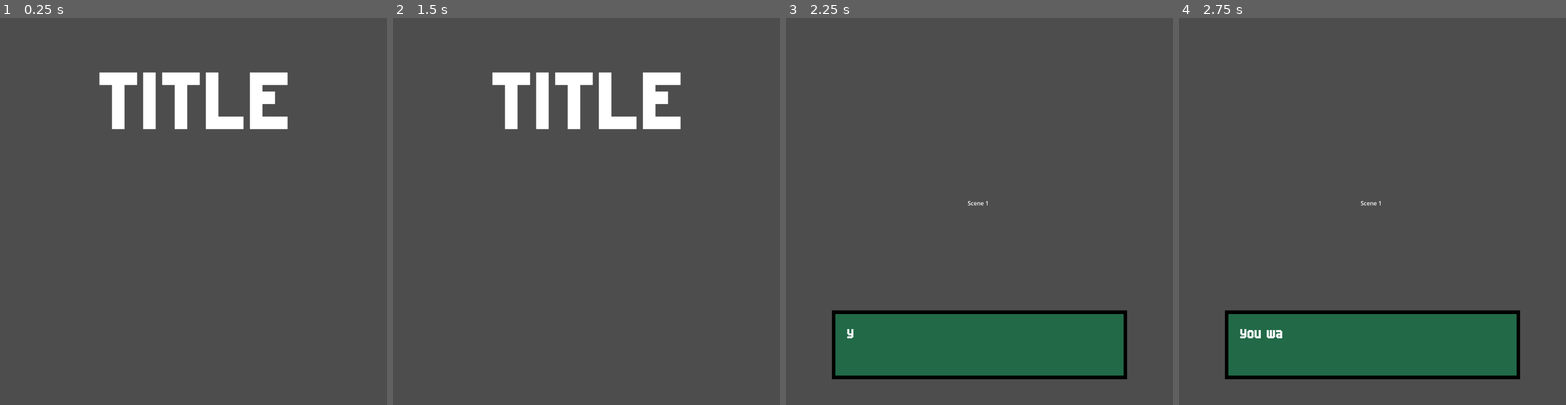
Above: before the commit, frames 1-4 (left to right).
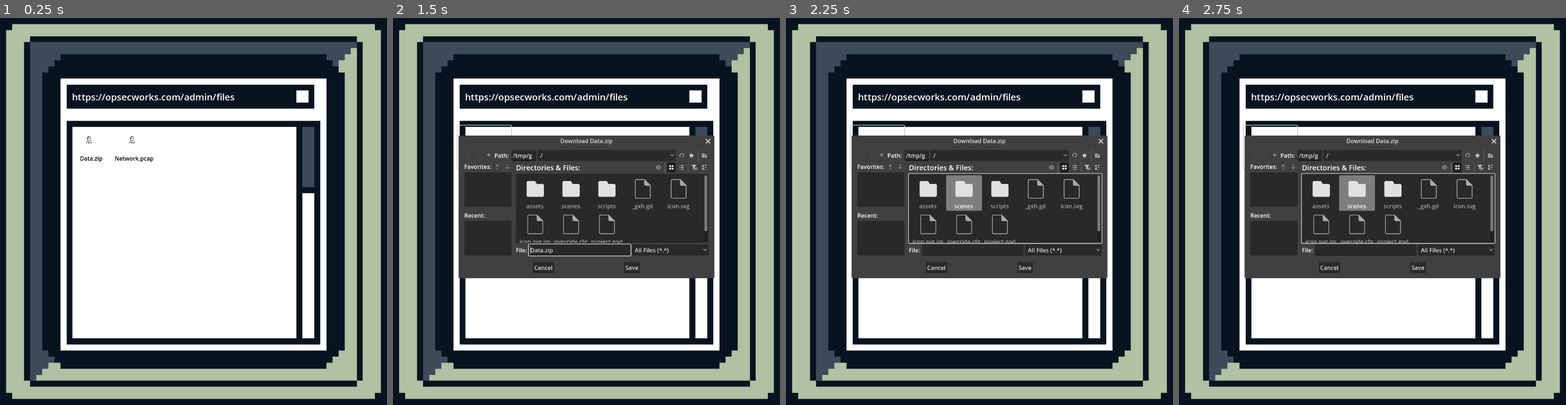
Above: after the commit, the same moments.

Repository: JacobL04/cyberworks
Game: Godot game, scene res://scenes/main.tscn
The game is run twice, just before and just after one commit, with the same random seed, the same clock (stepped at 60 frames per second) and the same inputs.
Inputs (mouse positions are in pixels of both pictures, inside the frame that each line leads up to):
- Up to frame 1 (0.25 s): no input
- Up to frame 2 (1.5 s): click (485, 145) at 0.5 s, where only the run after the commit has a clickable "Data.zip"; click (528, 145) at 1.25 s, where only the run after the commit has a clickable "Network.pcap"
- Up to frame 3 (2.25 s): click (979, 192) at 2.02 s
- Up to frame 4 (2.75 s): no input

The runs differ from the first frame. In frame 1, 92% of the frame differs, in the area x 0-100%, y 0-100%; in frame 2, 82%; in frame 3, 84%; in frame 4, 84%.

Commit message:
challenge files changed, stage 4 complete

Diff:
--- a/cyber-works/project.godot
+++ b/cyber-works/project.godot
@@ -11,7 +11,7 @@
 [application]
 
 config/name="CyberWorks"
-run/main_scene="uid://jpxcr7l7xh50"
+run/main_scene="res://scenes/main.tscn"
 config/features=PackedStringArray("4.5", "Forward Plus")
 config/icon="res://icon.svg"
 
--- /dev/null
+++ b/cyber-works/scenes/drag_drop.gd
@@ -0,0 +1,35 @@
+class_name DragDropGrid
+extends GridContainer
+
+# Re-emit the signal so external scripts (like InventoryManager) can listen to one place
+signal dragged(from_pos: Vector2i, to_pos: Vector2i)
+
+# Optional: Store cells in a 2D array for easy access by coordinates
+var cells: Array = []
+
+func _ready() -> void:
+	# Initialize the 2D array structure based on column count
+	for i in columns:
+		cells.append([])
+
+	var current_row := 0
+	var current_col := 0
+
+	# Loop through all Button children
+	for child in get_children():
+		if child is DragDropCell:
+			# Add child to our 2D array helper
+			cells[current_col].append(child)
+
+			# Assign the coordinate to the cell
+			child.grid_position = Vector2i(current_col, current_row)
+
+			# Connect the cell's signal to this script's signal
+			# When the cell emits 'dragged', this script will also emit 'dragged'
+			child.dragged.connect(dragged.emit)
+
+			# Move to the next grid position
+			current_col += 1
+			if current_col >= columns:
+				current_col = 0
+				current_row += 1
--- /dev/null
+++ b/cyber-works/scenes/grid_container.tscn
@@ -0,0 +1,26 @@
+[gd_scene load_steps=3 format=3 uid="uid://c42dacld3oeqm"]
+
+[ext_resource type="Script" uid="uid://che8njejfljs0" path="res://scripts/MainInterface.gd" id="1_61qpq"]
+[ext_resource type="Texture2D" uid="uid://hmknbyh2oxh1" path="res://assets/site.png" id="2_b2u1g"]
+
+[node name="MainInterface" type="Control"]
+layout_mode = 3
+anchors_preset = 0
+script = ExtResource("1_61qpq")
+
+[node name="Background" type="TextureRect" parent="."]
+layout_mode = 0
+offset_left = -32.0
+offset_top = -32.0
+offset_right = 32.0
+offset_bottom = 32.0
+texture = ExtResource("2_b2u1g")
+
+[node name="WindowContainer" type="PanelContainer" parent="."]
+layout_mode = 0
+
+[node name="FileList" type="VBoxContainer" parent="WindowContainer"]
+layout_mode = 2
+
+[node name="SaveDialog" type="FileDialog" parent="."]
+access = 2
--- a/cyber-works/scenes/main.tscn
+++ b/cyber-works/scenes/main.tscn
@@ -6,4 +6,4 @@
 script = ExtResource("1_0wfyh")
 
 [node name="Camera2D" type="Camera2D" parent="."]
-position = Vector2(540, 542)
+position = Vector2(540, 544)
--- /dev/null
+++ b/cyber-works/scenes/main_interface.tscn
@@ -0,0 +1,57 @@
+[gd_scene load_steps=4 format=3 uid="uid://dg5x2cv5ughsa"]
+
+[ext_resource type="Script" uid="uid://che8njejfljs0" path="res://scripts/MainInterface.gd" id="1_51bk3"]
+[ext_resource type="Texture2D" uid="uid://hmknbyh2oxh1" path="res://assets/site.png" id="2_efbr5"]
+
+[sub_resource type="LabelSettings" id="LabelSettings_51bk3"]
+font_size = 26
+
+[node name="MainInterface" type="Control"]
+layout_mode = 3
+anchors_preset = 15
+anchor_right = 1.0
+anchor_bottom = 1.0
+grow_horizontal = 2
+grow_vertical = 2
+script = ExtResource("1_51bk3")
+
+[node name="Background" type="TextureRect" parent="."]
+layout_mode = 1
+anchors_preset = 15
+anchor_right = 1.0
+anchor_bottom = 1.0
+grow_horizontal = 2
+grow_vertical = 2
+texture = ExtResource("2_efbr5")
+
+[node name="WindowContainer" type="PanelContainer" parent="."]
+layout_mode = 0
+
+[node name="FileList" type="VBoxContainer" parent="WindowContainer"]
+layout_mode = 2
+
+[node name="SaveDialog" type="FileDialog" parent="."]
+access = 2
+
+[node name="FilesContainer" type="Control" parent="."]
+layout_mode = 1
+anchors_preset = 15
+anchor_right = 1.0
+anchor_bottom = 1.0
+grow_horizontal = 2
+grow_vertical = 2
+
+[node name="Label" type="Label" parent="."]
+layout_mode = 1
+anchors_preset = -1
+anchor_left = 0.186
+anchor_top = 0.20400001
+anchor_right = 0.186
+anchor_bottom = 0.20400001
+offset_left = 0.11999512
+offset_top = -18.320007
+offset_right = 392.12
+offset_bottom = 17.679993
+grow_vertical = 2
+text = "https://opsecworks.com/admin/files"
+label_settings = SubResource("LabelSettings_51bk3")
--- /dev/null
+++ b/cyber-works/scenes/password_card.tscn
@@ -0,0 +1,30 @@
+[gd_scene load_steps=4 format=3 uid="uid://3cc80abqlciu"]
+
+[ext_resource type="Script" uid="uid://baxpxgnbs3f1i" path="res://scripts/password_card.gd" id="1_1kg6o"]
+
+[sub_resource type="RectangleShape2D" id="RectangleShape2D_1kg6o"]
+size = Vector2(54, 20)
+
+[sub_resource type="LabelSettings" id="LabelSettings_sr8md"]
+
+[node name="Node2D" type="Node2D"]
+script = ExtResource("1_1kg6o")
+
+[node name="StaticBody2D" type="StaticBody2D" parent="."]
+input_pickable = true
+
+[node name="CollisionShape2D" type="CollisionShape2D" parent="StaticBody2D"]
+z_index = -1
+position = Vector2(0, -1)
+shape = SubResource("RectangleShape2D_1kg6o")
+
+[node name="Label" type="Label" parent="StaticBody2D"]
+offset_left = -27.0
+offset_top = -14.0
+offset_right = 27.0
+offset_bottom = 9.0
+text = "Pass"
+label_settings = SubResource("LabelSettings_sr8md")
+horizontal_alignment = 1
+vertical_alignment = 1
+metadata/_edit_use_anchors_ = true
--- /dev/null
+++ b/cyber-works/scenes/password_categorizer.tscn
@@ -0,0 +1,82 @@
+[gd_scene load_steps=4 format=3 uid="uid://dx4nmelbaj2t2"]
+
+[ext_resource type="Script" uid="uid://bq1lcpg2bhudt" path="res://scripts/password_categorizer.gd" id="1_cfhiw"]
+
+[sub_resource type="LabelSettings" id="LabelSettings_k6r2q"]
+font_size = 20
+
+[sub_resource type="LabelSettings" id="LabelSettings_f4f1n"]
+
+[node name="PasswordCategorizer" type="Control"]
+layout_mode = 3
+anchors_preset = 0
+offset_right = 40.0
+offset_bottom = 40.0
+script = ExtResource("1_cfhiw")
+
+[node name="ColorRect" type="ColorRect" parent="."]
+layout_mode = 0
+offset_left = -524.0
+offset_top = -524.0
+offset_right = 524.0
+offset_bottom = 524.0
+color = Color(0, 0, 0, 1)
+
+[node name="Title" type="Label" parent="."]
+layout_mode = 0
+offset_left = -465.0
+offset_top = -485.0
+offset_right = 465.0
+offset_bottom = -457.0
+text = "Password Strength Analyzer"
+label_settings = SubResource("LabelSettings_k6r2q")
+horizontal_alignment = 1
+
+[node name="AvailablePasswords" type="Label" parent="."]
+layout_mode = 0
+offset_left = -465.0
+offset_top = -400.0
+offset_right = -265.0
+offset_bottom = -377.0
+text = "Available Passwords"
+label_settings = SubResource("LabelSettings_f4f1n")
+
+[node name="Weak" type="Label" parent="."]
+layout_mode = 0
+offset_left = 20.0
+offset_top = -400.0
+offset_right = 220.0
+offset_bottom = -377.0
+text = "Weak passwords"
+
+[node name="Medium" type="Label" parent="."]
+layout_mode = 0
+offset_left = 20.0
+offset_top = -100.0
+offset_right = 220.0
+offset_bottom = -77.0
+text = "Medium passwords"
+
+[node name="Strong" type="Label" parent="."]
+layout_mode = 0
+offset_left = 20.0
+offset_top = 200.0
+offset_right = 220.0
+offset_bottom = 223.0
+text = "Strong passwords"
+
+[node name="Previous" type="Button" parent="."]
+layout_mode = 0
+offset_left = -465.0
+offset_top = 469.864
+offset_right = -457.0
+offset_bottom = 477.864
+text = "Reset"
+
+[node name="Next" type="Button" parent="."]
+layout_mode = 0
+offset_left = 465.0
+offset_top = 469.864
+offset_right = 473.0
+offset_bottom = 477.864
+text = "Next"
--- /dev/null
+++ b/cyber-works/scripts/MainInterface.gd
@@ -0,0 +1,83 @@
+extends Control
+
+# Configuration
+var files_to_deploy = [
+	{
+		"name": "Data.zip",
+		"path": "res://challenge-files/data.zip",
+		# Same Y (400) puts them on the same level. Different X (300 vs 500) separates them.
+		"pos": Vector2(180, 300),
+		"icon": preload("res://assets/fileBut.png")
+	},
+	{
+		"name": "Network.pcap",
+		"path": "res://challenge-files/network.pcap",
+		"pos": Vector2(300, 300),
+		"icon": preload("res://assets/fileBut.png")
+	}
+]
+
+var current_target_file_path = ""
+
+@onready var files_container = $FilesContainer
+@onready var save_dialog = $SaveDialog
+
+func _ready():
+	setup_save_dialog()
+	create_desktop_icons()
+
+func setup_save_dialog():
+	save_dialog.file_selected.connect(_on_save_dialog_file_selected)
+	save_dialog.always_on_top = true
+
+func create_desktop_icons():
+	for file_data in files_to_deploy:
+		var btn = Button.new()
+
+		# 1. Visuals & Icon
+		btn.text = file_data["name"]
+		btn.icon = file_data["icon"]
+		btn.icon_alignment = HORIZONTAL_ALIGNMENT_CENTER
+		btn.vertical_icon_alignment = VERTICAL_ALIGNMENT_TOP
+		btn.flat = true
+
+		# 2. FORCE BLACK TEXT
+		# We override the font colors for all button states (normal, hover, pressed)
+		btn.add_theme_color_override("font_color", Color.BLACK)
+		btn.add_theme_color_override("font_hover_color", Color.DARK_SLATE_GRAY)
+		btn.add_theme_color_override("font_pressed_color", Color.BLACK)
+		btn.add_theme_color_override("font_focus_color", Color.BLACK)
+
+		# 3. Positioning
+		btn.custom_minimum_size = Vector2(150, 120)
+		btn.position = file_data["pos"]
+
+		# 4. Logic
+		btn.pressed.connect(_on_file_button_pressed.bind(file_data["name"], file_data["path"]))
+
+		files_container.add_child(btn)
+
+func _on_file_button_pressed(file_name: String, file_path: String):
+	current_target_file_path = file_path
+	save_dialog.current_file = file_name
+	save_dialog.title = "Download " + file_name
+	save_dialog.popup_centered()
+
+func _on_save_dialog_file_selected(destination_path):
+	extract_file_to_system(current_target_file_path, destination_path)
+
+func extract_file_to_system(source_path, destination_path):
+	if not FileAccess.file_exists(source_path):
+		printerr("Error: Source file missing at " + source_path)
+		return
+
+	var source_file = FileAccess.open(source_path, FileAccess.READ)
+	var content_buffer = source_file.get_buffer(source_file.get_length())
+
+	var dest_file = FileAccess.open(destination_path, FileAccess.WRITE)
+	if dest_file:
+		dest_file.store_buffer(content_buffer)
+		dest_file.close()
+		print("Success! Saved to: " + destination_path)
+	else:
+		printerr("Error: Check folder permissions.")
--- /dev/null
+++ b/cyber-works/scripts/button.gd
@@ -0,0 +1,42 @@
+class_name DragDropCell
+extends Button
+
+# Stores the grid coordinate of this specific cell (e.g., (0,0), (1,2))
+var grid_position := Vector2i.ZERO
+
+# Signal sent when a drop is successfully completed
+signal dragged(from_pos: Vector2i, to_pos: Vector2i)
+
+# Called when the player clicks and starts moving the mouse
+func _get_drag_data(_at_position: Vector2) -> Variant:
+	# Don't allow dragging if the slot is empty
+	if not icon:
+		return null
+
+	# Create the ghost preview image that follows the mouse
+	var preview = TextureRect.new()
+	preview.texture = icon
+	preview.expand_mode = TextureRect.EXPAND_IGNORE_SIZE
+	preview.size = Vector2(50, 50) # Adjust size to match your grid cells
+
+	# Center the preview on the mouse cursor
+	preview.position = -preview.size / 2
+
+	# Set the preview and return this button node as the "data"
+	set_drag_preview(preview)
+	return self
+
+# Called every frame while dragging over this button
+func _can_drop_data(_at_position: Vector2, data: Variant) -> bool:
+	# Only allow dropping if the data is a DragDropCell and not the same cell we started from
+	return data is DragDropCell and data != self
+
+# Called when the mouse button is released
+func _drop_data(_at_position: Vector2, data: Variant) -> void:
+	# Swap the icons (textures)
+	var temp_icon = icon
+	icon = data.icon
+	data.icon = temp_icon
+
+	# Notify the system that a swap occurred
+	dragged.emit(data.grid_position, grid_position)
--- /dev/null
+++ b/cyber-works/scripts/drop_zone.gd
@@ -0,0 +1,89 @@
+# drop_zone.gd
+# Attach to a PanelContainer that serves as a drop area
+extends PanelContainer
+
+@export var zone_name: String = "weak"  # "weak", "medium", or "strong"
+@export var zone_color: Color = Color(0.8, 0.2, 0.2, 0.2)
+
+var default_style: StyleBoxFlat
+var hover_style: StyleBoxFlat
+
+func _ready():
+	setup_styles()
+	apply_default_style()
+
+func setup_styles():
+	# Default style
+	default_style = StyleBoxFlat.new()
+	default_style.bg_color = zone_color
+	default_style.border_color = zone_color.lightened(0.3)
+	default_style.border_width_left = 2
+	default_style.border_width_right = 2
+	default_style.border_width_top = 2
+	default_style.border_width_bottom = 2
+	default_style.corner_radius_top_left = 8
+	default_style.corner_radius_top_right = 8
+	default_style.corner_radius_bottom_left = 8
+	default_style.corner_radius_bottom_right = 8
+
+	# Hover style (brighter)
+	hover_style = StyleBoxFlat.new()
+	hover_style.bg_color = zone_color.lightened(0.2)
+	hover_style.border_color = zone_color.lightened(0.5)
+	hover_style.border_width_left = 3
+	hover_style.border_width_right = 3
+	hover_style.border_width_top = 3
+	hover_style.border_width_bottom = 3
+	hover_style.corner_radius_top_left = 8
+	hover_style.corner_radius_top_right = 8
+	hover_style.corner_radius_bottom_left = 8
+	hover_style.corner_radius_bottom_right = 8
+
+func apply_default_style():
+	add_theme_stylebox_override("panel", default_style)
+
+func apply_hover_style():
+	add_theme_stylebox_override("panel", hover_style)
+
+# Drop zone implementation
+func _can_drop_data(_at_position: Vector2, data) -> bool:
+	# Only accept PasswordCard nodes
+	if data is PanelContainer and data.has_method("get_password_data"):
+		apply_hover_style()
+		return true
+	return false
+
+func _drop_data(_at_position: Vector2, data):
+	apply_default_style()
+
+	if data is PanelContainer and data.has_method("get_password_data"):
+		var card = data
+
+		# Remove from current parent
+		var current_parent = card.get_parent()
+		if current_parent:
+			current_parent.remove_child(card)
+
+		# Add to this drop zone
+		add_child(card)
+
+		# Notify the main scene
+		card.card_dropped.emit(card, zone_name)
+
+func _notification(what):
+	if what == NOTIFICATION_DRAG_END:
+		apply_default_style()
+
+
+# Node structure for drop zones:
+# Each strength category should have this structure:
+#
+# VBoxContainer (e.g., WeakZone)
+# ├─ Label (title: "WEAK PASSWORDS")
+# └─ DropArea (PanelContainer with drop_zone.gd)
+#    └─ (cards will be added here dynamically)
+#
+# Set the zone_name export variable:
+# - WeakZone/DropArea: zone_name = "weak"
+# - MediumZone/DropArea: zone_name = "medium"
+# - StrongZone/DropArea: zone_name = "strong"
--- a/cyber-works/scripts/main.gd
+++ b/cyber-works/scripts/main.gd
@@ -8,7 +8,7 @@
 
 # Called when the node enters the scene tree for the first time.
 func _ready() -> void:
-	get_tree().change_scene_to_file.call_deferred("res://scenes/start.tscn") #comment this out to test specific scenes
+	get_tree().change_scene_to_file.call_deferred("res://scenes/main_interface.tscn") #comment this out to test specific scenes
 	#pass
 
 # Called every frame. 'delta' is the elapsed time since the previous frame.
--- /dev/null
+++ b/cyber-works/scripts/password_card.gd
@@ -0,0 +1,20 @@
+extends StaticBody2D
+
+var dragging := false
+
+signal drag_signal
+
+func _ready():
+	drag_signal.connect(_set_drag)
+
+func _process(delta):
+	if dragging:
+		global_position = get_global_mouse_position()
+
+func _set_drag():
+	dragging = !dragging
+
+func _input_event(viewport, event, shape_idx):
+	if event is InputEventMouseButton:
+		if event.button_index == MouseButton.MOUSE_BUTTON_LEFT:
+			dragging = event.pressed
--- /dev/null
+++ b/cyber-works/scripts/password_categorizer.gd
@@ -0,0 +1,164 @@
+# password_categorizer.gd
+# Attach this to a Control node as the root of your scene
+extends Control
+
+# Password database with varying strengths
+var passwords = [
+	# WEAK passwords
+	{"text": "password", "strength": "weak", "reason": "Common dictionary word"},
+	{"text": "12345678", "strength": "weak", "reason": "Sequential numbers"},
+	{"text": "qwerty", "strength": "weak", "reason": "Keyboard pattern"},
+	{"text": "admin", "strength": "weak", "reason": "Default credential"},
+	{"text": "letmein", "strength": "weak", "reason": "Common phrase"},
+
+	# MEDIUM passwords
+	{"text": "Password123", "strength": "medium", "reason": "Dictionary + numbers"},
+	{"text": "Summer2024!", "strength": "medium", "reason": "Pattern + symbol"},
+	{"text": "JohnDoe85", "strength": "medium", "reason": "Name + year"},
+	{"text": "Blue$Car99", "strength": "medium", "reason": "Words + substitution"},
+	{"text": "Welcome@Home", "strength": "medium", "reason": "Predictable pattern"},
+
+	# STRONG passwords
+	{"text": "X7$mK9@pL2#nQ4", "strength": "strong", "reason": "High entropy, random"},
+	{"text": "Tr!92kL#mP4xZ", "strength": "strong", "reason": "True randomness"},
+	{"text": "9#Qs2@Lp7$Wn5", "strength": "strong", "reason": "Mixed characters"},
+	{"text": "K3!nM8@pR5#Yx", "strength": "strong", "reason": "No patterns"},
+	{"text": "V2$dF9@sL4#Gp", "strength": "strong", "reason": "Complex mix"}
+]
+
+# Nodes
+@onready var password_pool = $MarginContainer/VBoxContainer/HSplitContainer/LeftPanel/ScrollContainer/PasswordPool
+@onready var weak_zone = $MarginContainer/VBoxContainer/HSplitContainer/RightPanel/VBoxContainer/WeakZone/DropArea
+@onready var medium_zone = $MarginContainer/VBoxContainer/HSplitContainer/RightPanel/VBoxContainer/MediumZone/DropArea
+@onready var strong_zone = $MarginContainer/VBoxContainer/HSplitContainer/RightPanel/VBoxContainer/StrongZone/DropArea
+@onready var feedback_label = $MarginContainer/VBoxContainer/FeedbackPanel/FeedbackLabel
+@onready var next_button = $MarginContainer/VBoxContainer/FeedbackPanel/NextButton
+@onready var reset_button = $MarginContainer/VBoxContainer/FeedbackPanel/ResetButton
+
+# Preload password card scene
+var PasswordCard = preload("res://password_card.tscn")
+
+func _ready():
+	# Shuffle passwords for variety
+	passwords.shuffle()
+
+	# Create password cards
+	populate_password_pool()
+
+	# Setup drop zones
+	setup_drop_zones()
+
+	# Connect buttons
+	next_button.pressed.connect(_on_next_pressed)
+	reset_button.pressed.connect(_on_reset_pressed)
+
+	# Initial state
+	next_button.disabled = true
+	feedback_label.text = "Drag passwords to the correct strength categories"
+
+func populate_password_pool():
+	# Clear existing
+	for child in password_pool.get_children():
+		child.queue_free()
+
+	# Create cards
+	for pwd_data in passwords:
+		var card = PasswordCard.instantiate()
+		card.setup(pwd_data)
+		card.card_dropped.connect(_on_card_dropped)
+		password_pool.add_child(card)
+
+func setup_drop_zones():
+	# Make drop zones accept drops
+	for zone in [weak_zone, medium_zone, strong_zone]:
+		zone.custom_minimum_size = Vector2(300, 200)
+
+func _on_card_dropped(card, zone_name: String):
+	# Validate the drop
+	var is_correct = validate_drop(card.password_data, zone_name)
+
+	if is_correct:
+		card.mark_correct()
+		check_completion()
+	else:
+		card.mark_incorrect()
+		# Return to pool after brief delay
+		await get_tree().create_timer(1.0).timeout
+		return_to_pool(card)
+
+func validate_drop(password_data: Dictionary, zone_name: String) -> bool:
+	var expected_strength = password_data.strength
+
+	match zone_name:
+		"weak":
+			return expected_strength == "weak"
+		"medium":
+			return expected_strength == "medium"
+		"strong":
+			return expected_strength == "strong"
+
+	return false
+
+func return_to_pool(card):
+	card.reset_state()
+	# Move back to original parent
+	var current_parent = card.get_parent()
+	if current_parent:
+		current_parent.remove_child(card)
+	password_pool.add_child(card)
+
+func check_completion():
+	# Count correctly placed passwords
+	var weak_correct = count_correct_in_zone(weak_zone, "weak")
+	var medium_correct = count_correct_in_zone(medium_zone, "medium")
+	var strong_correct = count_correct_in_zone(strong_zone, "strong")
+
+	# Expected counts (from our password database)
+	var weak_expected = passwords.filter(func(p): return p.strength == "weak").size()
+	var medium_expected = passwords.filter(func(p): return p.strength == "medium").size()
+	var strong_expected = passwords.filter(func(p): return p.strength == "strong").size()
+
+	# Update feedback
+	feedback_label.text = "Progress: Weak %d/%d | Medium %d/%d | Strong %d/%d" % [
+		weak_correct, weak_expected,
+		medium_correct, medium_expected,
+		strong_correct, strong_expected
+	]
+
+	# Check if all correct
+	if weak_correct == weak_expected and medium_correct == medium_expected and strong_correct == strong_expected:
+		feedback_label.text = "[color=green]PERFECT! All passwords categorized correctly![/color]"
+		next_button.disabled = false
+		show_success_animation()
+
+func count_correct_in_zone(zone: Control, expected_strength: String) -> int:
+	var count = 0
+	for child in zone.get_children():
+		if child.has_method("get_password_data"):
+			var data = child.get_password_data()
+			if data.strength == expected_strength:
+				count += 1
+	return count
+
+func show_success_animation():
+	# Simple pulse animation
+	var tween = create_tween()
+	tween.tween_property(feedback_label, "scale", Vector2(1.1, 1.1), 0.3)
+	tween.tween_property(feedback_label, "scale", Vector2(1.0, 1.0), 0.3)
+
+func _on_next_pressed():
+	print("Proceeding to next challenge...")
+	# Load next scene or trigger next challenge
+	# get_tree().change_scene_to_file("res://next_challenge.tscn")
+	feedback_label.text = "Next challenge would load here!"
+
+func _on_reset_pressed():
+	# Reset the entire puzzle
+	for zone in [weak_zone, medium_zone, strong_zone]:
+		for child in zone.get_children():
+			if child.has_method("reset_state"):
+				child.queue_free()
+
+	populate_password_pool()
+	next_button.disabled = true
+	feedback_label.text = "Drag passwords to the correct strength categories"
Binary file added: cyber-works/assets/site.png
Not shown, added: cyber-works/assets/site.png.import
Not shown, added: cyber-works/scenes/drag_drop.gd.uid
Not shown: 1 places in cyber-works/scenes/main.tscn that only renumber resources
Not shown, added: cyber-works/scripts/MainInterface.gd.uid
Not shown, added: cyber-works/scripts/button.gd.uid
Not shown, added: cyber-works/scripts/drop_zone.gd.uid
Not shown, added: cyber-works/scripts/password_card.gd.uid
Not shown, added: cyber-works/scripts/password_categorizer.gd.uid
Not shown, added: cyber-works/Network.pcap
Not shown, changed: cyber-works/challenge-files/data.zip
Not shown, added: cyber-works/challenge-files/network.pcap
